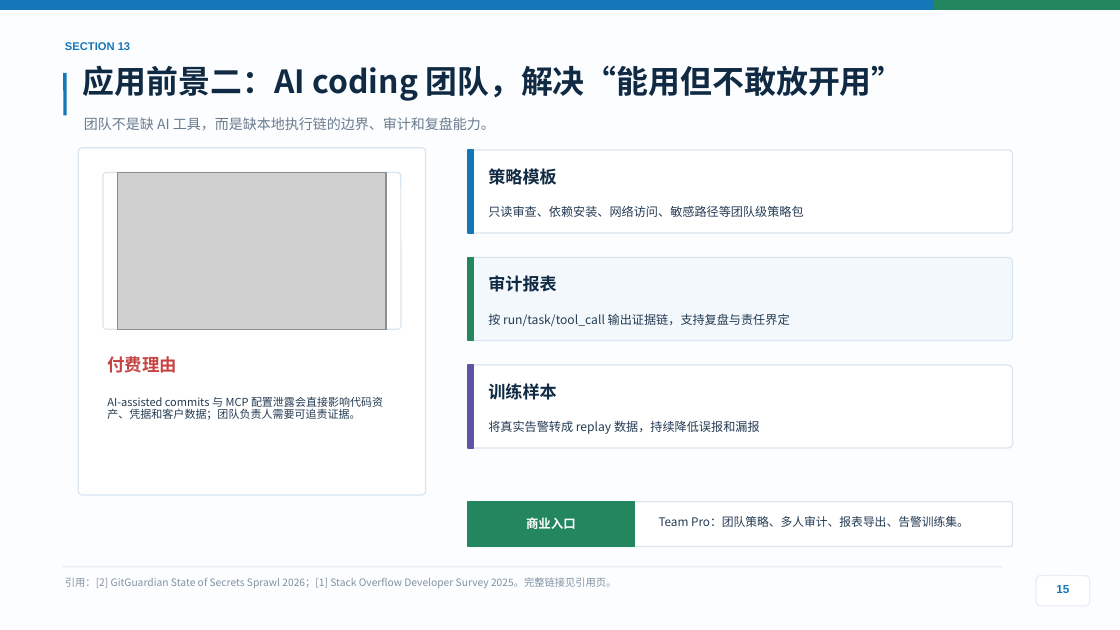
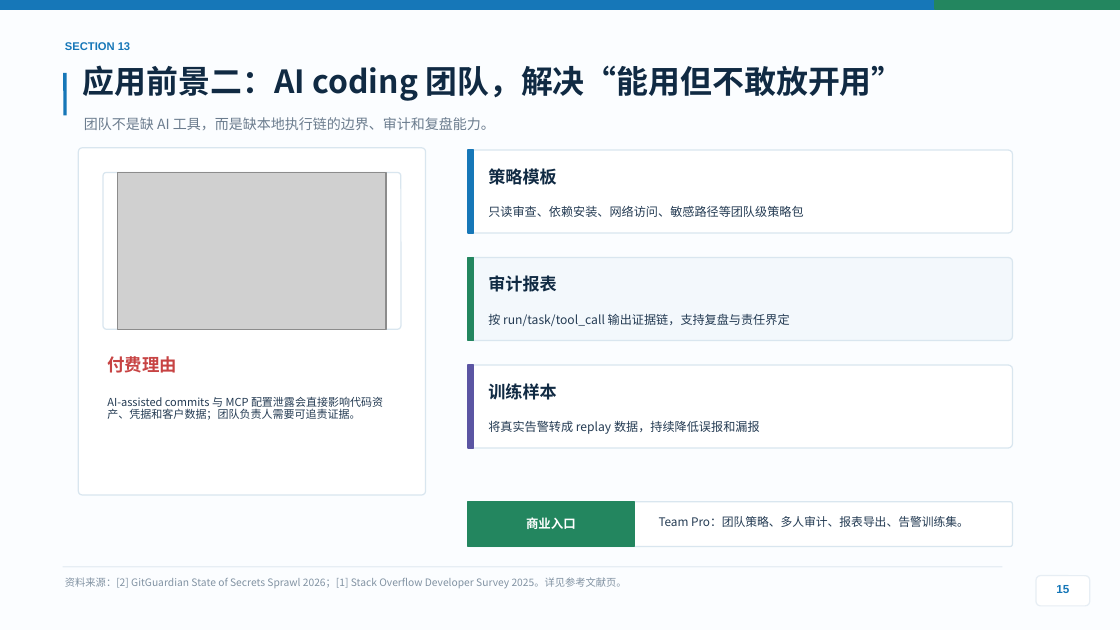
Before and after one commit to stevessr/agent-ebpf-filter, a slide deck: slide 15 of docs/competition/2026-guochuang/output/final/Agent-eBPF-Filter-项目答辩路演PPT-浅色优化版.pptx. Drawn at 1120x630 pixels with LibreOffice and Linux fonts; fonts in the diff are those of the drawing; grey boxes stand for pictures. Boxes give left, top, right and bottom in pixels: in the first picture for what was removed or moved away, otherwise in the second. Text is boxed around its words. In the diff, an @@ line names an element or a change of style, - is before the commit and + after.

Commit message:
优化项目答辩PPT，更新引用信息页格式，调整资料来源标注，新增静态预览图

```diff
--- a/docs/competition/2026-guochuang/output/final/Agent-eBPF-Filter-项目答辩路演PPT-浅色优化版.pptx
+++ b/docs/competition/2026-guochuang/output/final/Agent-eBPF-Filter-项目答辩路演PPT-浅色优化版.pptx
@@ text at box(65, 577, 627, 588): text changed @@
-引用：[2] GitGuardian State of Secrets Sprawl 2026；[1] Stack Overflow Developer Survey 2025。完整链接见引用页。
+资料来源：[2] GitGuardian State of Secrets Sprawl 2026；[1] Stack Overflow Developer Survey 2025。详见参考文献页。
```
Also in this commit, not shown: 5 other slides changed, 9 other files.
